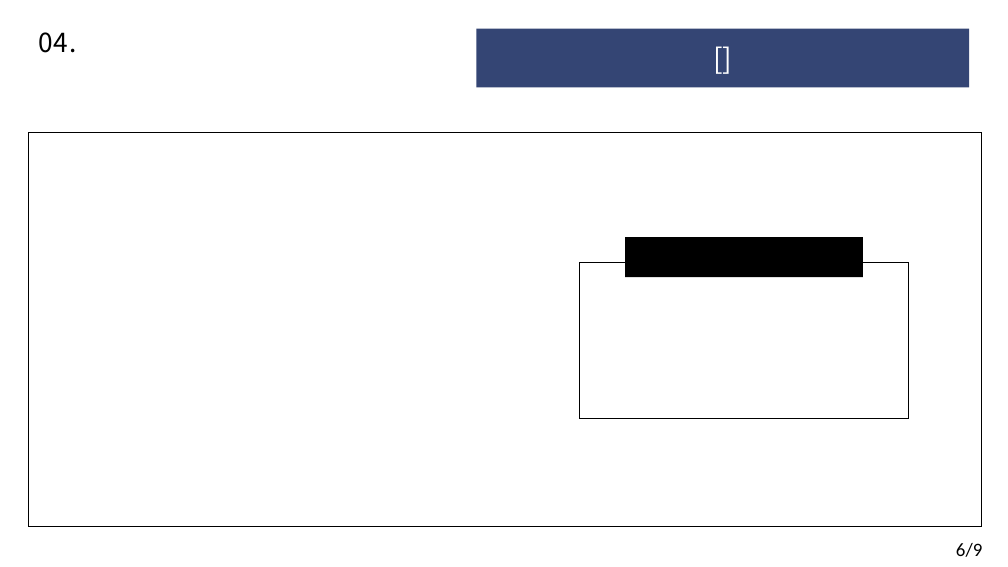
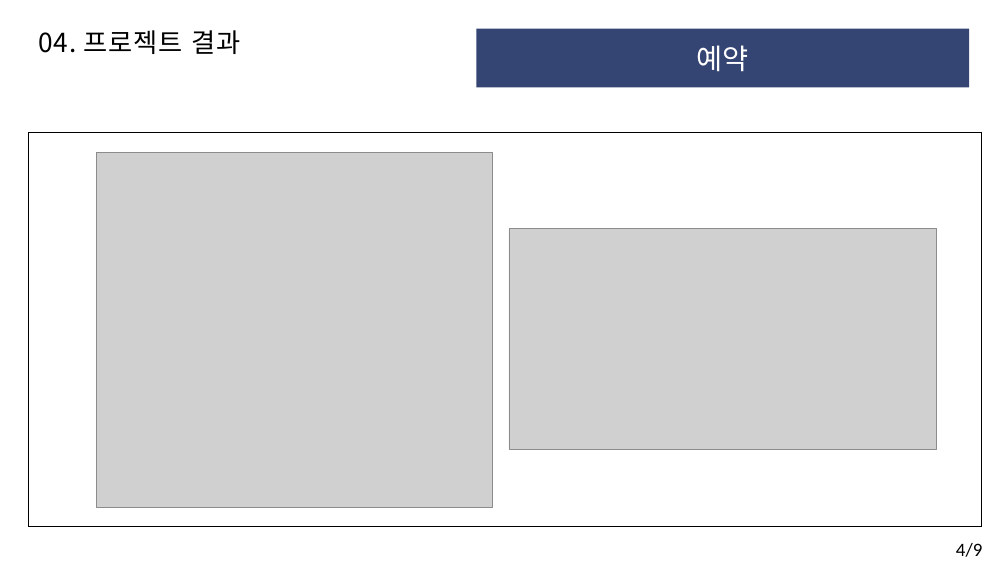
Before and after one commit to pgw3435/B, a slide deck: slide 6 of 오픈소스B.pptx (slide 7 before the commit). Drawn at 1008x567 pixels with LibreOffice and Linux fonts; fonts in the diff are those of the drawing; grey boxes stand for pictures. Boxes give left, top, right and bottom in pixels: in the first picture for what was removed or moved away, otherwise in the second. Text is boxed around its words. In the diff, an @@ line names an element or a change of style, - is before the commit and + after.

```diff
--- a/오픈소스B.pptx
+++ b/오픈소스B.pptx
@@ text at (x1=38, y1=30, x2=240, y2=54): text changed @@
-04.
+04. 프로젝트 결과
@@ text in rectangle at (x1=697, y1=45, x2=749, y2=72): text changed @@
-[]
+예약
@@ picture added at (x1=97, y1=153, x2=493, y2=507) @@
@@ picture added at (x1=509, y1=228, x2=937, y2=449) @@
@@ rectangle removed at (x1=625, y1=237, x2=863, y2=278) @@
@@ rectangle removed at (x1=580, y1=262, x2=908, y2=419) @@
@@ text at (x1=956, y1=543, x2=982, y2=557): text changed @@
-6/9
+4/9
```
Also in this commit, not shown: 5 other slides changed, 4 slides added, 2 slides removed.
